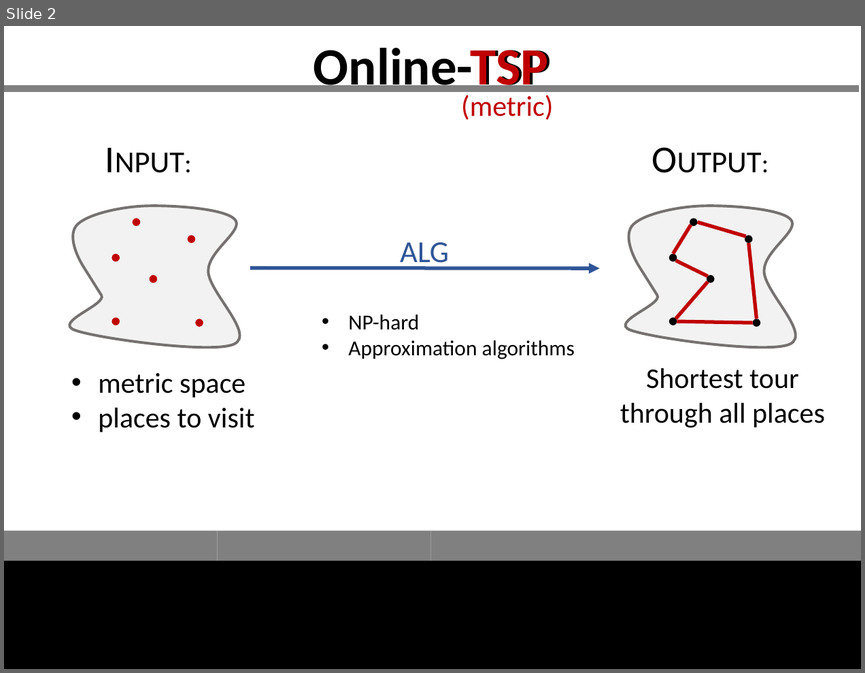
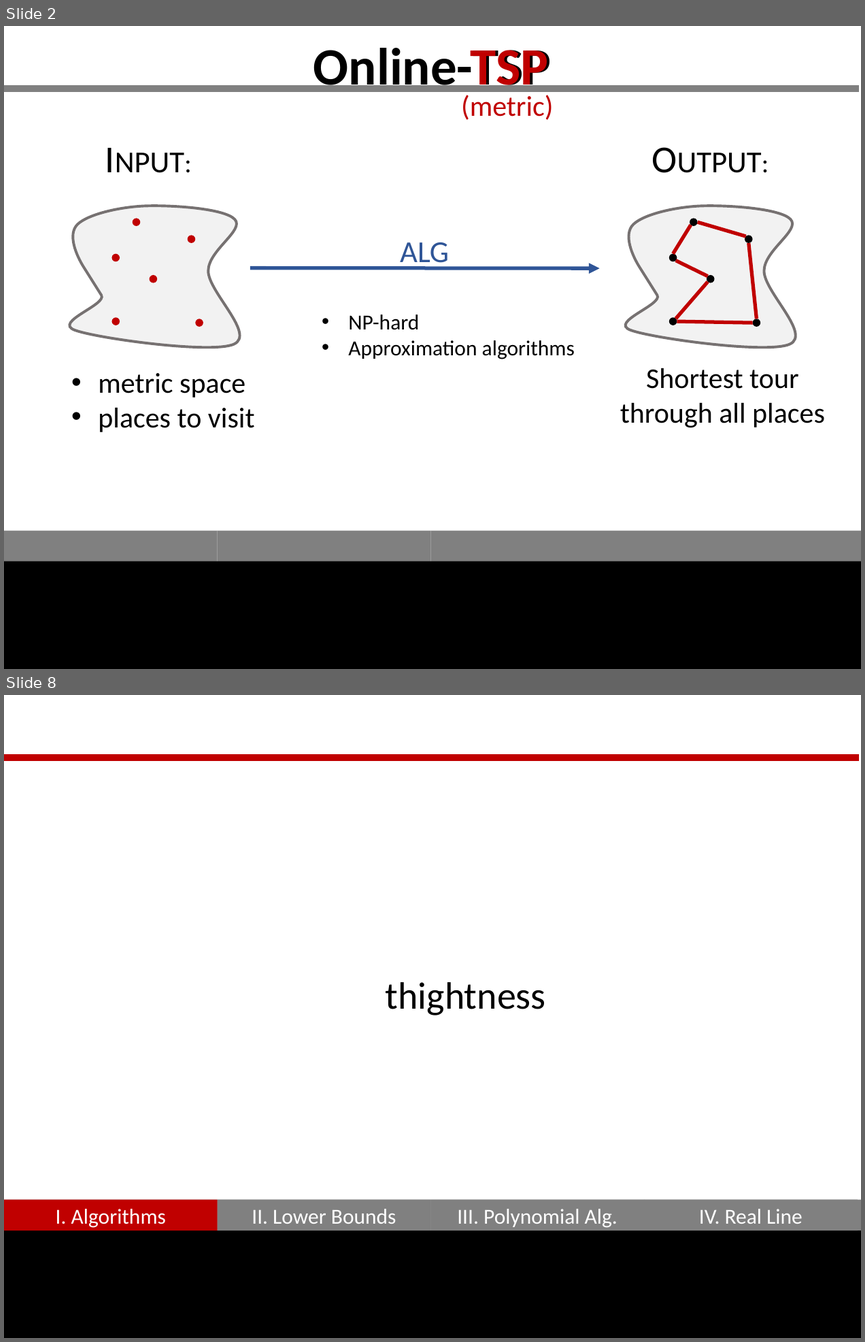
Before and after one commit to GraffL/talk-online-tsp, a slide deck: Präsentation43.pptx. Shown one above the other, each under a label of ours: slide 2 before the commit, slides 2 and 8 after it; the slides between them are not shown. The pictures are 865x673 and 865x1342 pixels, drawn with LibreOffice and Linux fonts; fonts in the diff are those of the drawing. Boxes give left, top, right and bottom in pixels: in the first picture for what was removed or moved away, otherwise in the second. Text is boxed around its words. In the diff, an @@ line names an element or a change of style, - is before the commit and + after.

```diff
--- a/Präsentation43.pptx
+++ b/Präsentation43.pptx
@@ slide 8 added at <box>4,695,861,1338</box>, background #FFFFFF; not listed: 5 template elements that a slide beside it also shows @@
@@ line added from (4, 758) to (859, 758), #C00000 6 pt @@
@@ text added at <box>385,982,546,1015</box>, 32 pt, text #000000 @@
+thightness
@@ rectangle added at <box>4,1200,218,1231</box>, fill #C00000, 18 pt, text #FFFFFF @@
+I. Algorithms
@@ rectangle added at <box>218,1200,430,1231</box>, fill #808080, 18 pt, text #FFFFFF @@
+II. Lower Bounds
@@ rectangle added at <box>430,1200,644,1231</box>, fill #808080, 18 pt, text #FFFFFF @@
+III. Polynomial Alg.
@@ rectangle added at <box>644,1200,857,1231</box>, fill #808080, 18 pt, text #FFFFFF @@
+IV. Real Line
@@ rectangle added at <box>4,1231,861,1338</box>, fill #000000 @@
```
Also in this commit, not shown: 3 slides changed, 12 other slides added, 1 slide removed.
